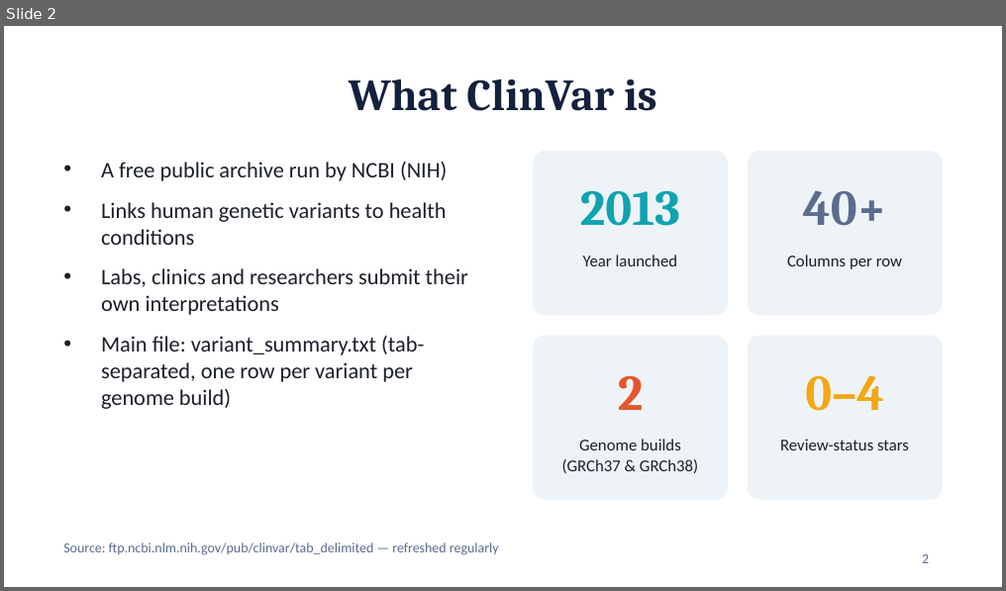
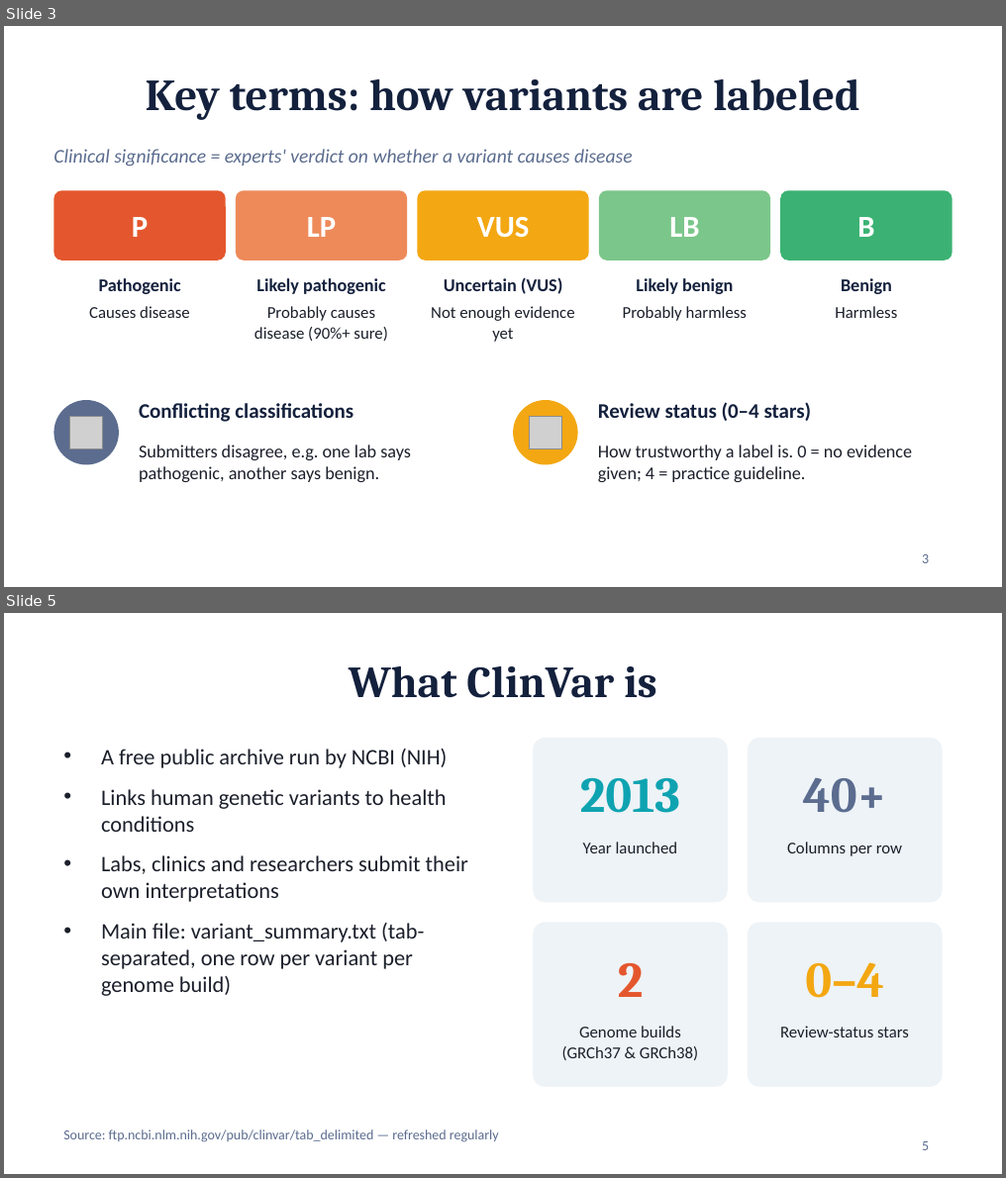
Before and after one commit to yeruka-ui/ClinVar-Data-Analysis, a slide deck: ClinVar_Dataset_Overview.pptx. Shown one above the other, each under a label of ours: slide 2 before the commit, slides 3 and 5 after it; the slides between them are not shown. The pictures are 1006x591 and 1006x1178 pixels, drawn with LibreOffice and Linux fonts; fonts in the diff are those of the drawing; grey boxes stand for pictures. Boxes give left, top, right and bottom in pixels: in the first picture for what was removed or moved away, otherwise in the second. Text is boxed around its words. In the diff, an @@ line names an element or a change of style, - is before the commit and + after.

```diff
--- a/ClinVar_Dataset_Overview.pptx
+++ b/ClinVar_Dataset_Overview.pptx
@@ slide 3 added at (4, 26, 1002, 587), background #FFFFFF @@
@@ title added at (146, 79, 859, 120), 32 pt, text #14213D, bold @@
+Key terms: how variants are labeled
@@ text added at (54, 149, 633, 167), 14 pt, text #5B6C8F, italic @@
+Clinical significance = experts' verdict on whether a variant causes disease
@@ rounded rectangle added at (54, 190, 226, 261), fill #E4572E @@
@@ rounded rectangle added at (236, 190, 407, 261), fill #EE8A5A @@
@@ rounded rectangle added at (417, 190, 589, 261), fill #F3A712 @@
@@ rounded rectangle added at (599, 190, 770, 261), fill #7BC68A @@
@@ rounded rectangle added at (780, 190, 952, 261), fill #3BB273 @@
@@ text added at (132, 217, 148, 237), 22 pt, text #FFFFFF, bold @@
+P
@@ text added at (307, 217, 336, 237), 22 pt, text #FFFFFF, bold @@
+LP
@@ text added at (477, 217, 530, 238), 22 pt, text #FFFFFF, bold @@
+VUS
@@ text added at (669, 217, 699, 237), 22 pt, text #FFFFFF, bold @@
+LB
@@ text added at (857, 217, 874, 237), 22 pt, text #FFFFFF, bold @@
+B
@@ text added at (99, 278, 181, 294), 13 pt, text #14213D, bold @@
+Pathogenic
@@ text added at (256, 278, 386, 294), 13 pt, text #14213D, bold @@
+Likely pathogenic
@@ text added at (444, 277, 562, 294), 13 pt, text #14213D, bold @@
+Uncertain (VUS)
@@ text added at (636, 278, 733, 294), 13 pt, text #14213D, bold @@
+Likely benign
@@ text added at (841, 278, 892, 294), 13 pt, text #14213D, bold @@
+Benign
@@ text added at (89, 306, 189, 318), 12 pt, text #1B1F2A @@
+Causes disease
@@ text added at (254, 306, 387, 341), 12 pt, text #1B1F2A @@
+Probably causes disease (90%+ sure)
@@ text added at (431, 306, 575, 342), 12 pt, text #1B1F2A @@
+Not enough evidence yet
@@ text added at (623, 306, 746, 321), 12 pt, text #1B1F2A @@
+Probably harmless
@@ text added at (835, 306, 897, 318), 12 pt, text #1B1F2A @@
+Harmless
@@ ellipse added at (54, 400, 119, 466), fill #5B6C8F @@
@@ text added at (139, 403, 353, 422), 15 pt, text #14213D, bold @@
+Conflicting classifications
@@ ellipse added at (513, 400, 578, 466), fill #F3A712 @@
@@ text added at (598, 402, 812, 421), 15 pt, text #14213D, bold @@
+Review status (0–4 stars)
@@ picture added at (70, 416, 103, 449) @@
@@ picture added at (529, 416, 561, 449) @@
@@ text added at (139, 445, 411, 482), 13 pt, text #1B1F2A @@
+Submitters disagree, e.g. one lab says pathogenic, another says benign.
@@ text added at (598, 445, 912, 482), 13 pt, text #1B1F2A @@
+How trustworthy a label is. 0 = no evidence given; 4 = practice guideline.
@@ page number added at (922, 555, 929, 564), 10 pt, text #5B6C8F @@
+3
@@ what was slide 2 is now slide 5 @@
@@ page number at (922, 1142, 929, 1151): text changed @@
-2
+5
```
Also in this commit, not shown: 1 slide changed, 2 other slides added.
